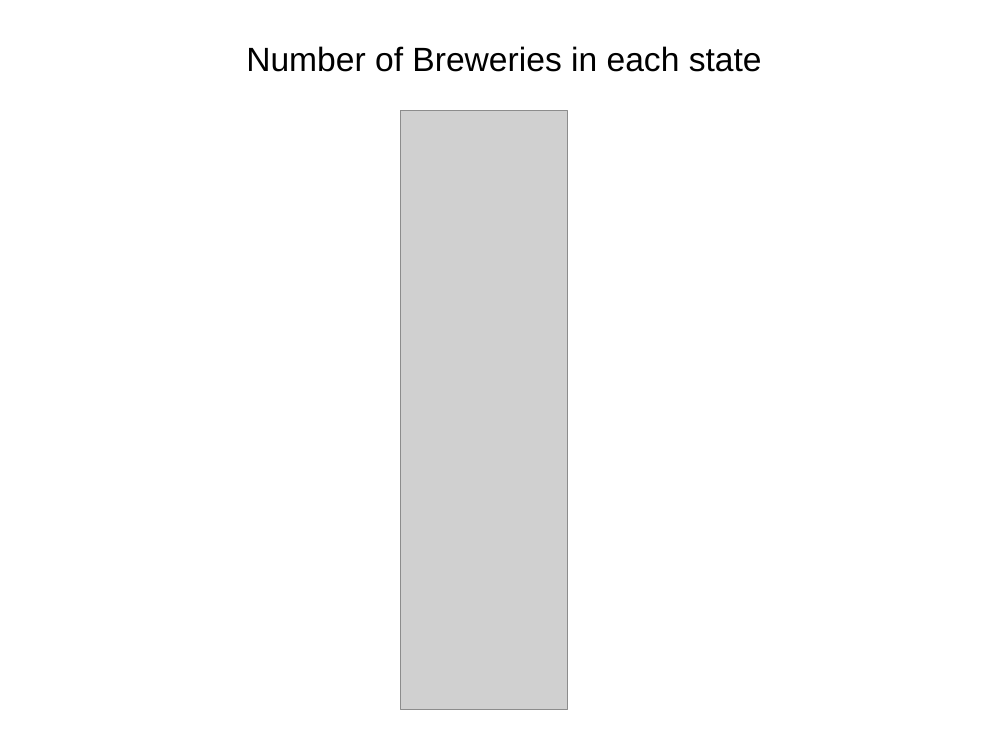
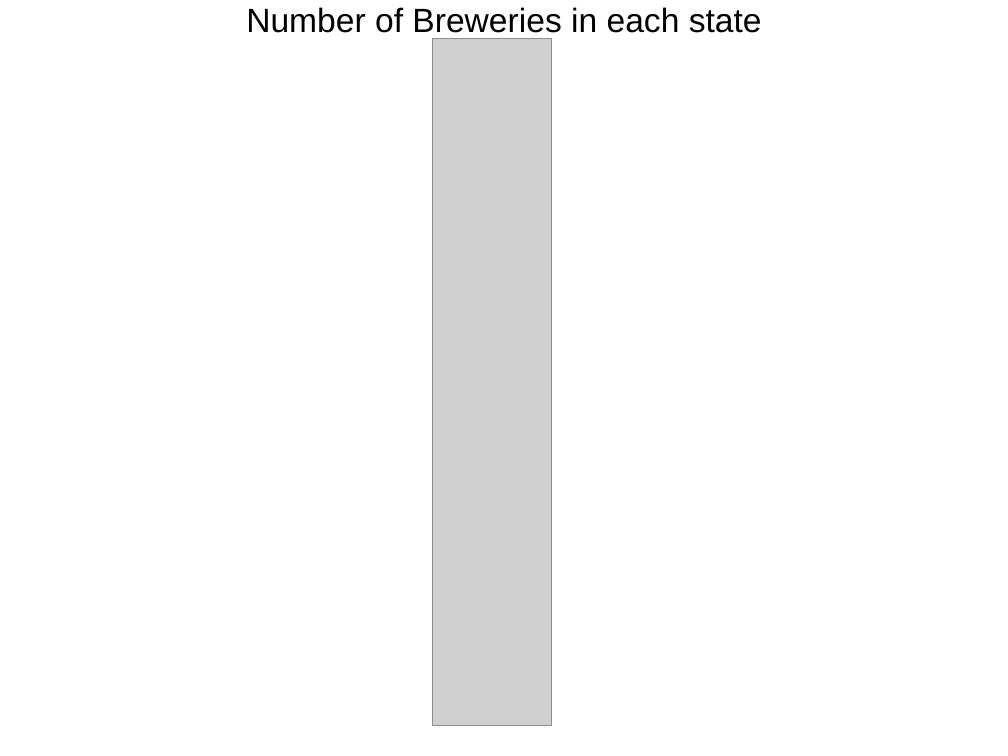
Before and after one commit to jjhorvath/SMUMSDS, a slide deck: slide 2 of Case_Study1.ppt. Drawn at 1008x756 pixels with LibreOffice and Linux fonts; fonts in the diff are those of the drawing; grey boxes stand for pictures; background and template pictures are left out. Boxes give left, top, right and bottom in pixels: in the first picture for what was removed or moved away, otherwise in the second. Text is boxed around its words. In the diff, an @@ line names an element or a change of style, - is before the commit and + after.

```diff
--- a/Case_Study1.ppt
+++ b/Case_Study1.ppt
@@ title "Number of Breweries in each ..." rewrapped from (246, 46, 762, 72) to (246, 7, 762, 39) @@
@@ picture: place and size @@
-picture at (401, 111, 568, 710)
+picture at (432, 38, 551, 725)
```
Also in this commit, not shown: 3 other slides changed, 3 slides added, 2 other files.
